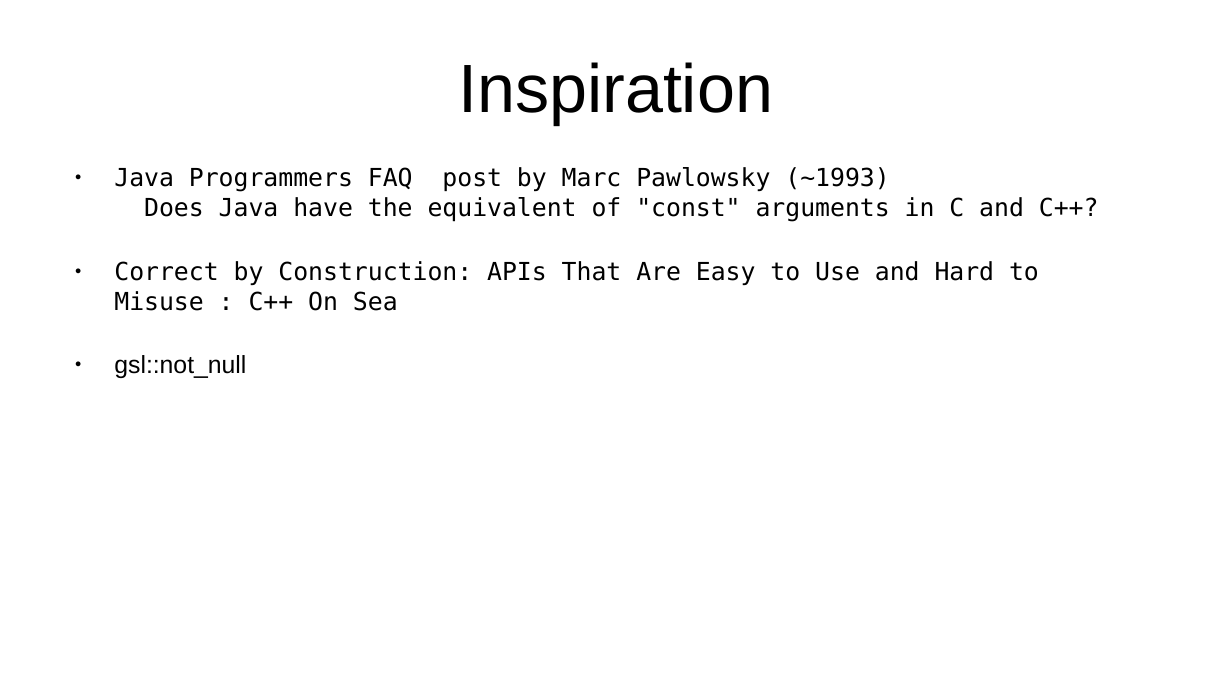
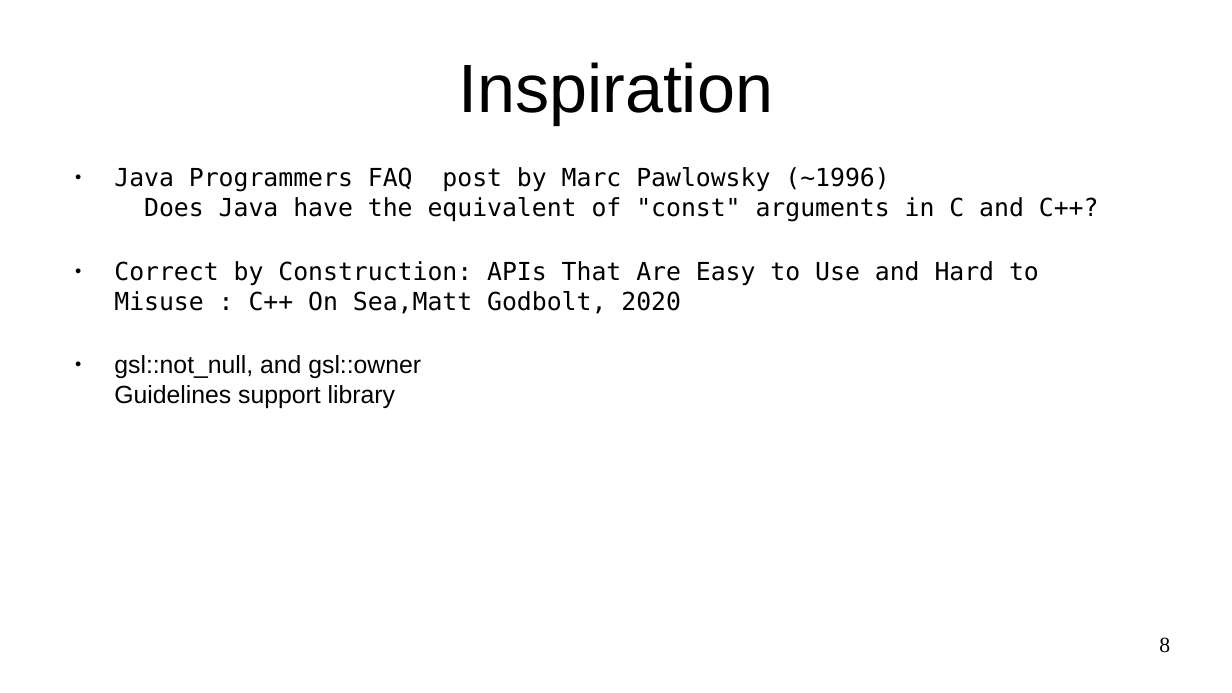
Before and after one commit to marcpawl/nullptr, a slide deck: slide 8 of slideshow.odp (slide 5 before the commit). Drawn at 1232x693 pixels with LibreOffice and Linux fonts; fonts in the diff are those of the drawing. Boxes give left, top, right and bottom in pixels: in the first picture for what was removed or moved away, otherwise in the second. Text is boxed around its words. In the diff, an @@ line names an element or a change of style, - is before the commit and + after.

```diff
--- a/slideshow.odp
+++ b/slideshow.odp
@@ text at [114, 167, 1099, 408]: text changed @@
-● Java Programmers FAQ post by Marc Pawlowsky (~1993)
-  Does Java have the equivalent of "const" arguments in C and C++?
-● Correct by Construction: APIs That Are Easy to Use and Hard to Misuse : C++ On Sea
-● gsl::not_null
+● Java Programmers FAQ post by Marc Pawlowsky (~1996)
+  Does Java have the equivalent of "const" arguments in C and C++?
+● Correct by Construction: APIs That Are Easy to Use and Hard to Misuse : C++ On Sea,Matt Godbolt, 2020
+● gsl::not_null, and gsl::owner
+  Guidelines support library
@@ page number added at [1159, 637, 1170, 653], 14 pt, text #000000 @@
+8
```
Also in this commit, not shown: 46 other slides changed, 20 slides added, 12 slides removed.
